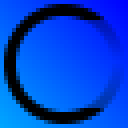
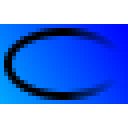
Revision of a layered 128×128 image; what changed, layer by layer:
painted on "New Layer" over (4, 4, 124, 124)
renamed "Background" to "New Layer#1", painted on it over (0, 0, 128, 128)
